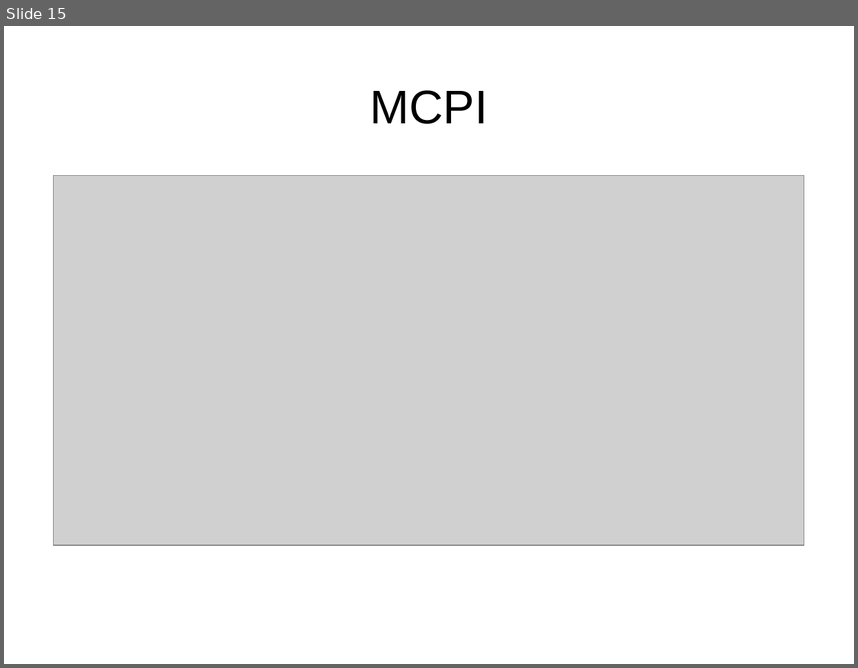
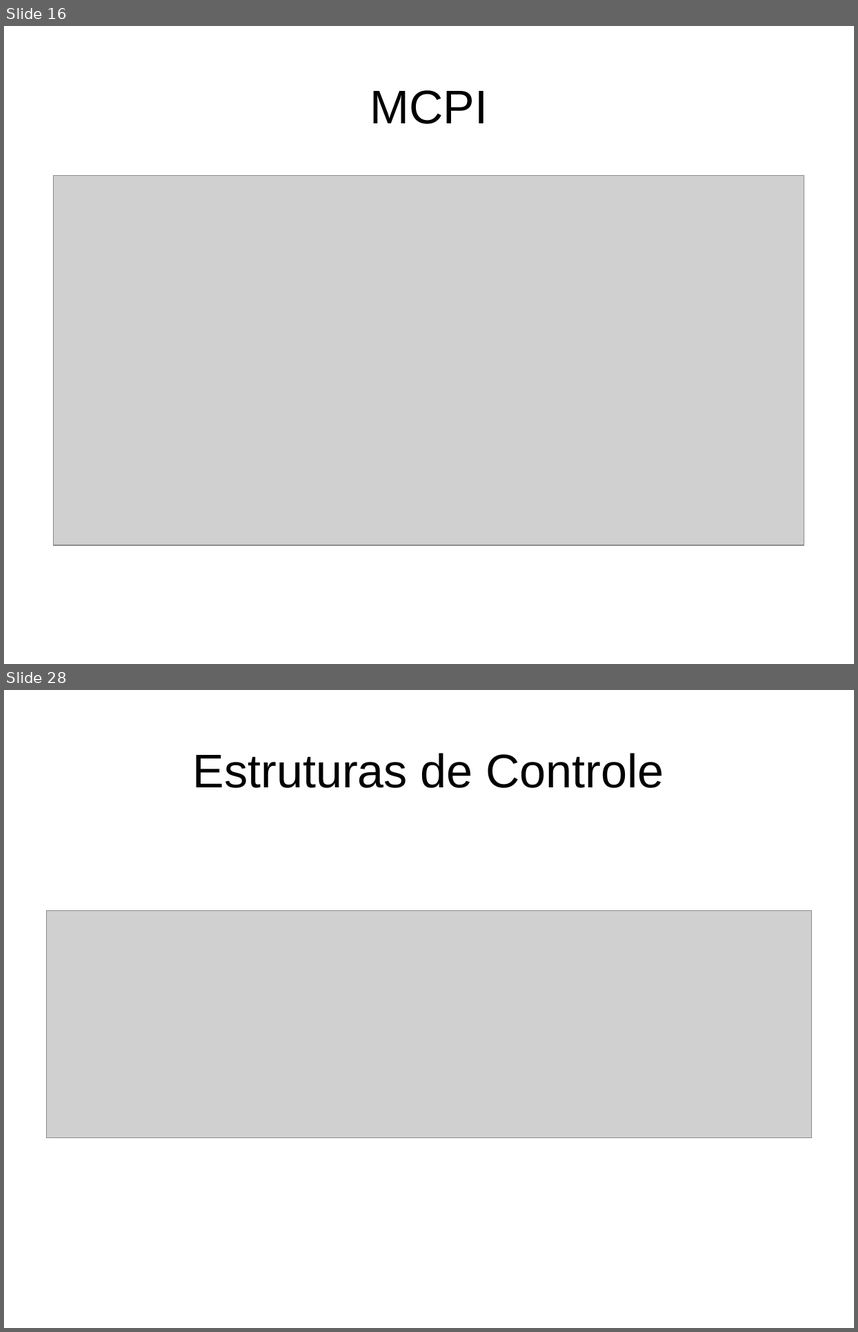
Before and after one commit to DiegoAscanio/minecraft-python, a slide deck: python-minecraft.odp. Shown one above the other, each under a label of ours: slide 15 before the commit, slides 16 and 28 after it; the slides between them are not shown. The pictures are 858x668 and 858x1332 pixels, drawn with LibreOffice and Linux fonts; fonts in the diff are those of the drawing; grey boxes stand for pictures. Boxes give left, top, right and bottom in pixels: in the first picture for what was removed or moved away, otherwise in the second. Text is boxed around its words. In the diff, an @@ line names an element or a change of style, - is before the commit and + after.

```diff
--- a/python-minecraft.odp
+++ b/python-minecraft.odp
@@ slide 28 added at bbox=[4, 690, 854, 1328], background #FFFFFF @@
@@ title added at bbox=[193, 753, 664, 788], 44 pt, text #000000 @@
+Estruturas de Controle
@@ picture added at bbox=[46, 911, 812, 1137] @@
@@ what was slide 15 is now slide 16 @@
```
Also in this commit, not shown: 6 slides changed, 17 other slides added, 2 other files.
